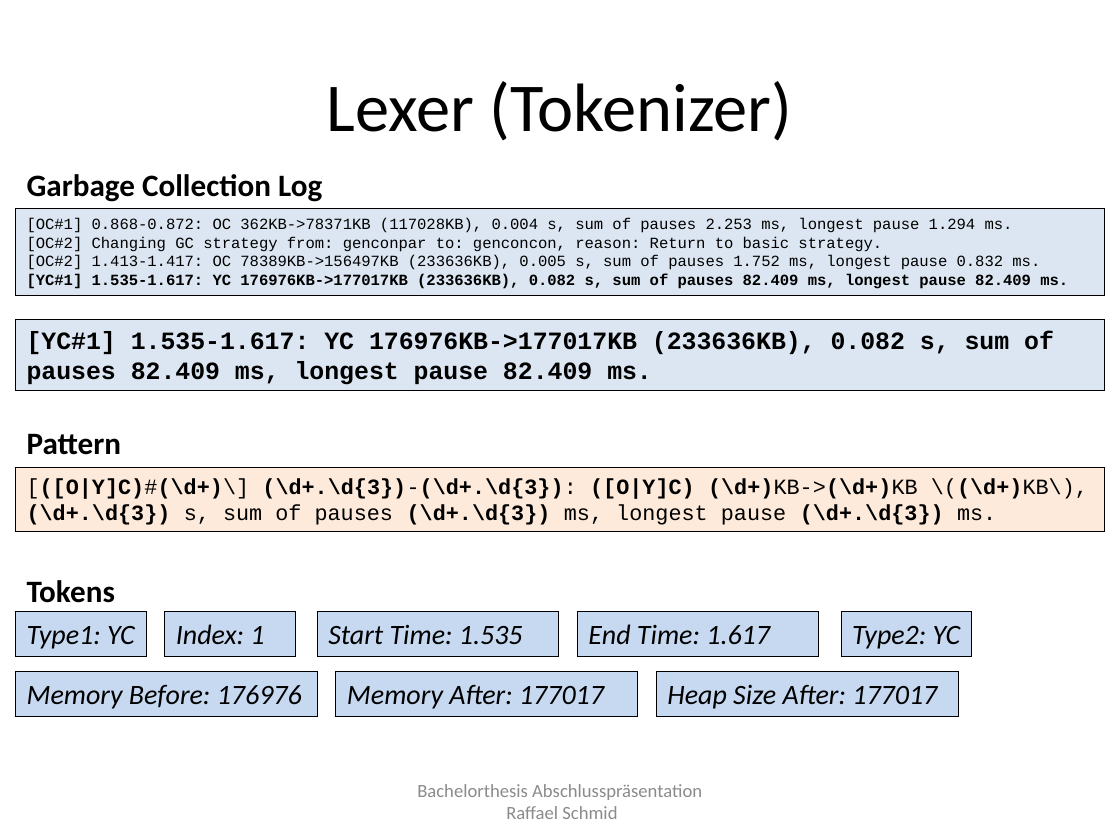
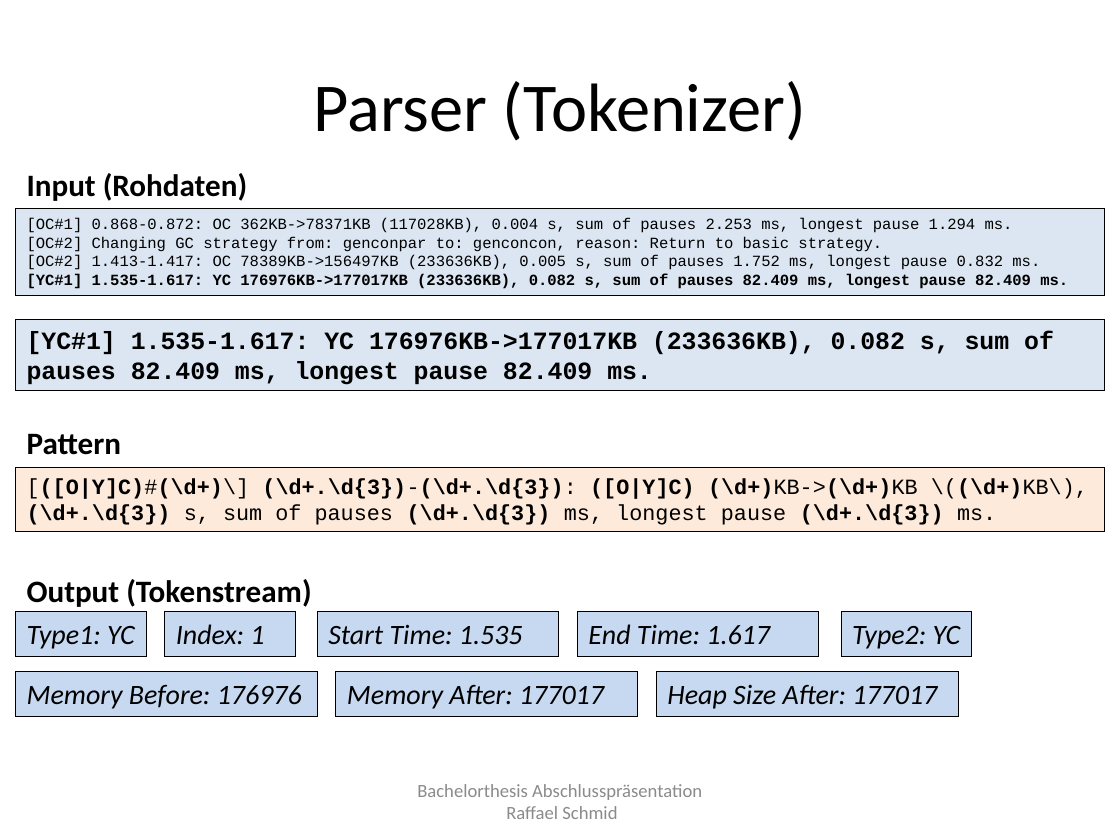
Before and after one commit to raffaelschmid/bachelorthesis, a slide deck: slide 10 of Dokumentation/Abschlusspraesentation/rschmid_bachelorthesis_abschlusspraesentation.pptx (slide 11 before the commit). Drawn at 1120x840 pixels with LibreOffice and Linux fonts; fonts in the diff are those of the drawing. Boxes give left, top, right and bottom in pixels: in the first picture for what was removed or moved away, otherwise in the second. Text is boxed around its words. In the diff, an @@ line names an element or a change of style, - is before the commit and + after.

```diff
--- a/Dokumentation/Abschlusspraesentation/rschmid_bachelorthesis_abschlusspraesentation.pptx
+++ b/Dokumentation/Abschlusspraesentation/rschmid_bachelorthesis_abschlusspraesentation.pptx
@@ title at bbox=[314, 81, 806, 141]: text changed @@
-Lexer (Tokenizer)
+Parser (Tokenizer)
@@ text at bbox=[27, 173, 248, 201]: text changed @@
-Garbage Collection Log
+Input (Rohdaten)
@@ text at bbox=[27, 579, 311, 607]: text changed @@
-Tokens
+Output (Tokenstream)
```
Also in this commit, not shown: 4 other slides changed, 1 slide added, 1 slide removed.
